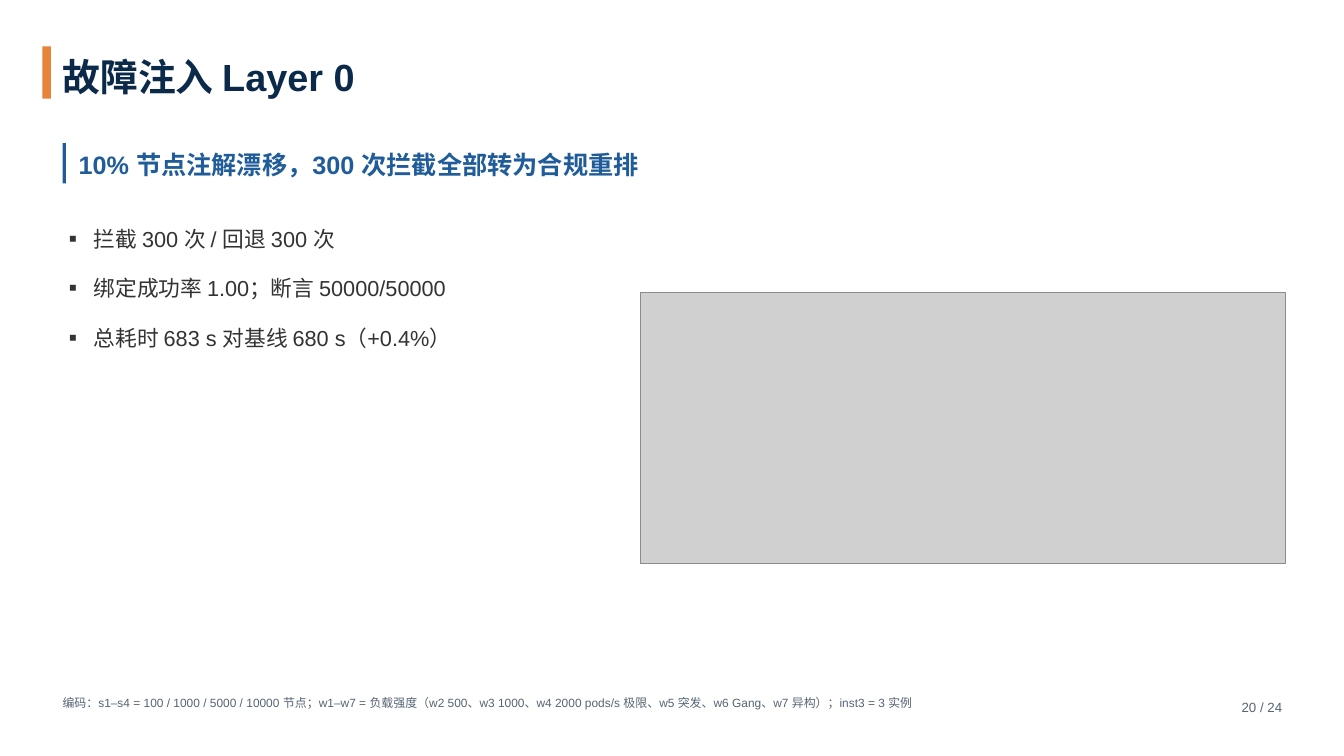
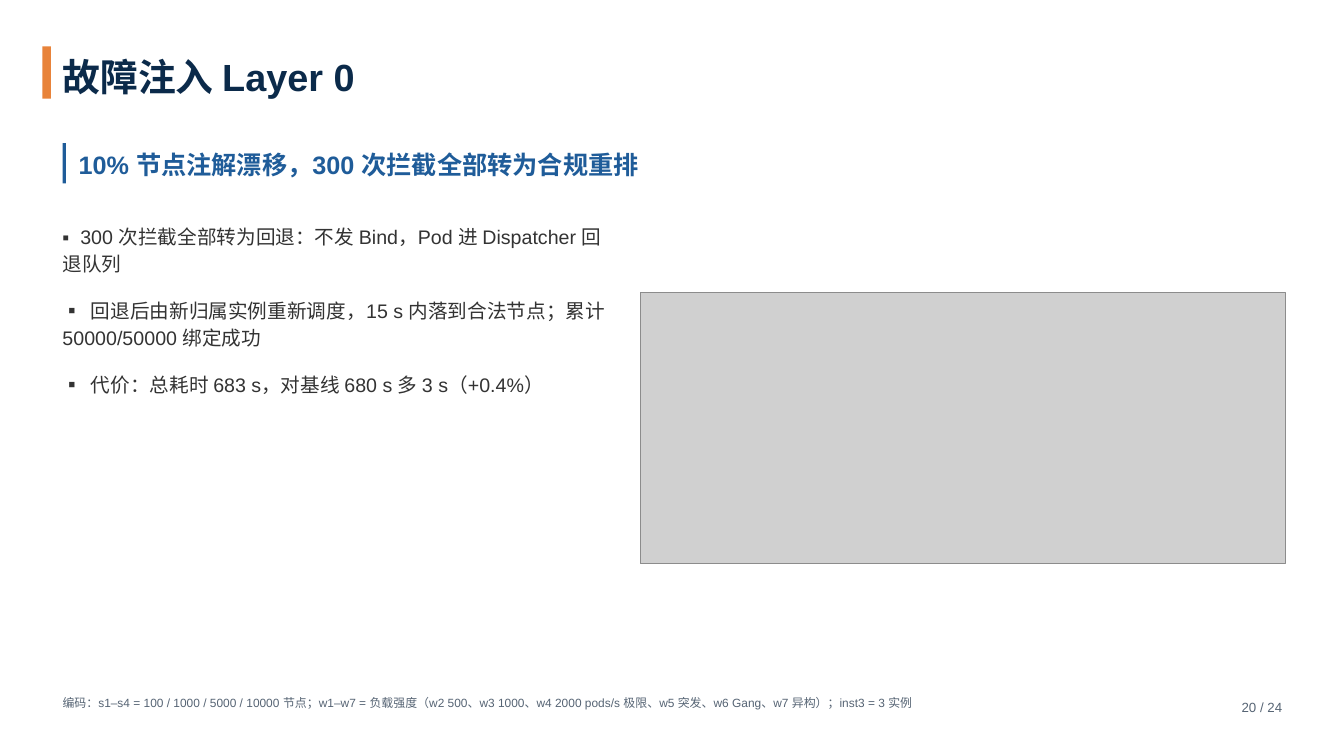
Before and after one commit to tengfei86/godel-scheduler, a slide deck: slide 20 of docs/thesis/defense/答辩PPT-基于etcd的分布式Kubernetes调度器.pptx. Drawn at 1344x756 pixels with LibreOffice and Linux fonts; fonts in the diff are those of the drawing; grey boxes stand for pictures. Boxes give left, top, right and bottom in pixels: in the first picture for what was removed or moved away, otherwise in the second. Text is boxed around its words. In the diff, an @@ line names an element or a change of style, - is before the commit and + after.

```diff
--- a/docs/thesis/defense/答辩PPT-基于etcd的分布式Kubernetes调度器.pptx
+++ b/docs/thesis/defense/答辩PPT-基于etcd的分布式Kubernetes调度器.pptx
@@ text at [62,227,605,394]: text changed; size 15.5 to 14 pt @@
-▪ 拦截 300 次 / 回退 300 次
-▪ 绑定成功率 1.00；断言 50000/50000
-▪ 总耗时 683 s 对基线 680 s（+0.4%）
+▪ 300 次拦截全部转为回退：不发 Bind，Pod 进 Dispatcher 回退队列
+▪ 回退后由新归属实例重新调度，15 s 内落到合法节点；累计 50000/50000 绑定成功
+▪ 代价：总耗时 683 s，对基线 680 s 多 3 s（+0.4%）
```
Also in this commit, not shown: 1 other slide changed, 3 other files.
